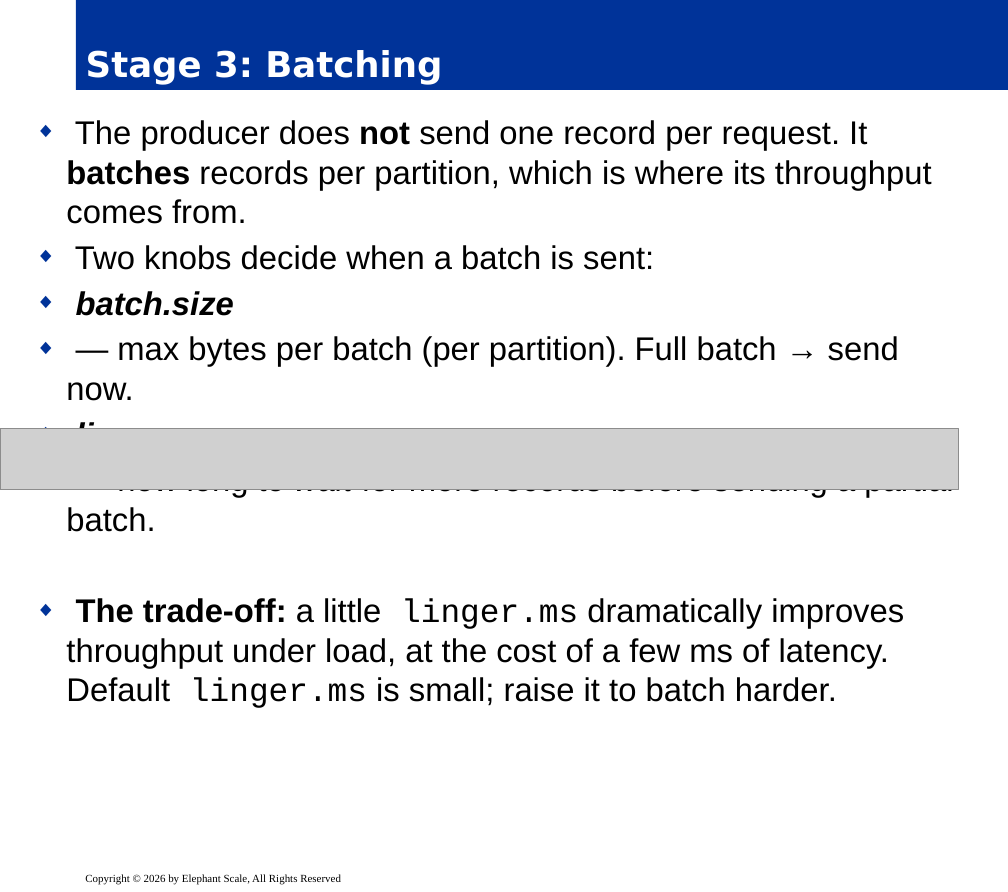
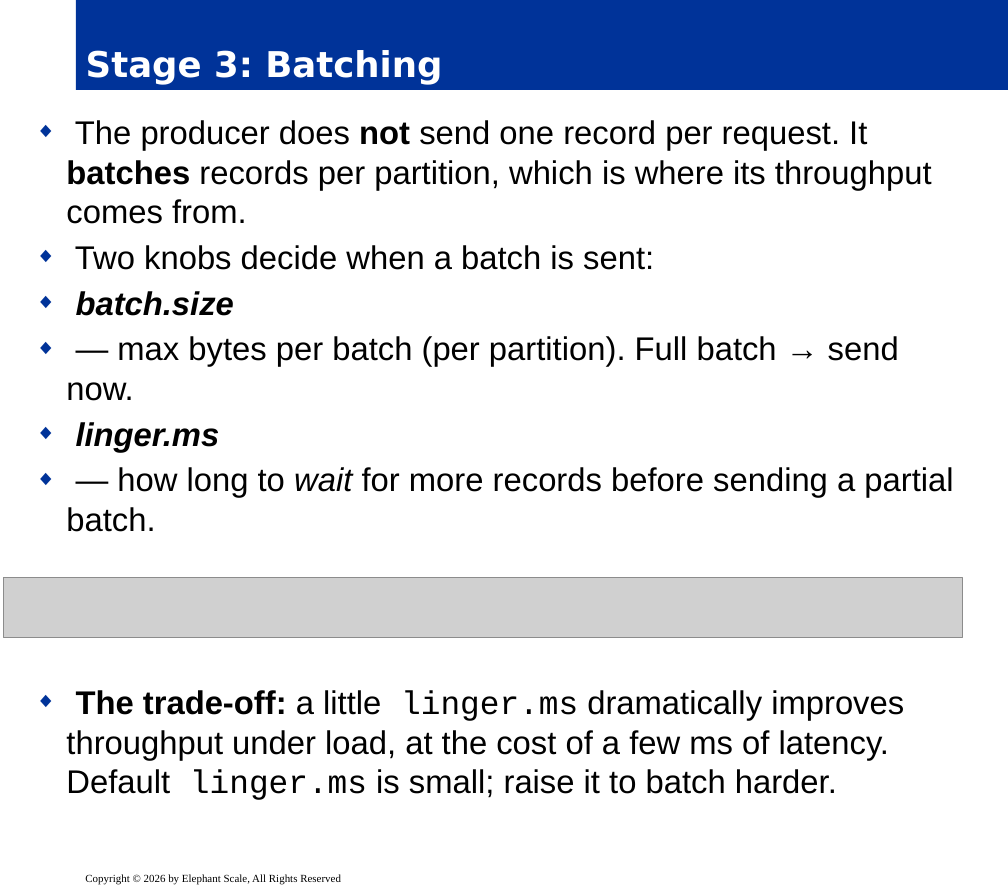
Before and after one commit to elephantscale/Apache-Kafka-for-Developers, a slide deck: slide 7 of slides/release/05__inter-1-producer-internals.pptx. Drawn at 1008x892 pixels with LibreOffice and Linux fonts; fonts in the diff are those of the drawing; grey boxes stand for pictures; background and template pictures are left out. Boxes give left, top, right and bottom in pixels: in the first picture for what was removed or moved away, otherwise in the second. Text is boxed around its words. In the diff, an @@ line names an element or a change of style, - is before the commit and + after.

```diff
--- a/slides/release/05__inter-1-producer-internals.pptx
+++ b/slides/release/05__inter-1-producer-internals.pptx
@@ text "The producer does not send ..." rewrapped from (66,120,953,708) to (66,120,953,800) @@
@@ picture: place and size @@
-picture at (0,429,959,490)
+picture at (3,577,962,638)
```
Also in this commit, not shown: 9 other slides changed.
